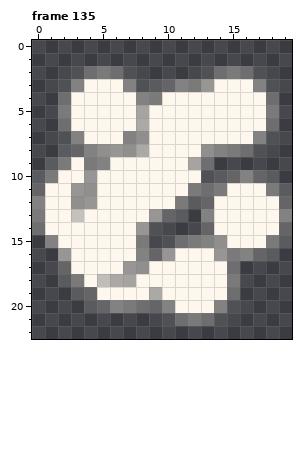
A pixel-art file gets an edit: res/grid.aseprite. Above, as it was before the edit.
20x32 pixels, 255 frames. Pixels under 10% opacity are left out. Colours within 5 levels of each other are drawn and written as one. Shown: frame 135: x 0..19, y 0..22. The commit also changed other frames, which this record leaves out.
And afterwards:
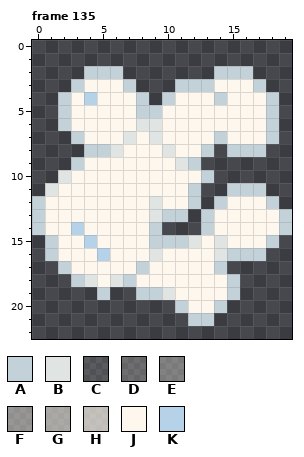
Palette (. is transparent): A #c3d2d9  B #e0e4e3  C #fdf7ed1c  D #fdf7ed38  E #fdf7ed55  F #fdf7ed71  G #fdf7ed8d  H #fdf7edaf  J #fdf7ed  K #b5d2e8
Change:
Frame 135, layer "Layer 1":
y 2: x 3..7 CDEDC -> .AAA.; x 13..17 CDEDC -> .AAA.
y 3: x 2..3 CE -> .A; x 7..13 ECCDEEF -> A...AAA; x 17..18 EC -> A.
y 4: x 2 D -> A; x 4 J -> K; x 8..10 EEJ -> A.A; x 14 J -> A; x 18 D -> A
y 5: x 2 E -> A; x 8..9 GJ -> AA; x 18 E -> A
y 6: x 2 D -> A; x 8..9 GJ -> BB; x 18 D -> A
y 7: x 2..3 CE -> .A; x 7..9 EFJ -> BJB; x 14 J -> A; x 17..18 EC -> JA
y 8: x 2..8 CDEFFFG -> ..AABJJ; x 10 J -> B; x 13..17 FEEDC -> A.AAA
y 9: x 1..5 CEJEE -> ..AJJ; x 11..13 JGD -> BA.
y 10: x 0..2 CEJ -> ..B; x 4 F -> J; x 13..18 CCDEDC -> A.....
y 11: x 0..1 DJ -> .B; x 3..4 FF -> JJ; x 12..19 EDEJJJEC -> A..AAA..
y 12: x 0 E -> A; x 3..4 FF -> JJ; x 9 J -> B; x 11..14 ECDJ -> JA.A; x 18..19 JD -> A.
y 13: x 0 E -> A; x 3 H -> J; x 9..11 FDC -> BAA; x 13 E -> A; x 19 E -> A
y 14: x 0 D -> A; x 3 J -> K; x 8..9 FC -> JA; x 13 D -> A; x 19 D -> A
y 15: x 1 E -> A; x 4 J -> K; x 8..14 E.CDEEF -> JAAABJB; x 18..19 EC -> A.
y 16: x 1..2 .F -> AJ; x 5 J -> K; x 8..10 EDF -> JBJ; x 14..18 FEEDC -> BAAA.
y 17: x 2 D -> A; x 7..8 FF -> JA; x 14..15 JD -> A.
y 18: x 2..7 CEJHGG -> .ABJBA; x 15 E -> A
y 19: x 3..10 CDJJJJGJ -> ..A..AAB; x 15 D -> A
y 20: x 4..11 CDEEDDEJ -> .......A; x 14..15 EC -> A.
y 21: x 10..14 CDEDC -> ..AA.
Boxes around the changes in both pictures, in picture pixels (x1, y1, x2, y2):
changed: (32, 66, 292, 326)
